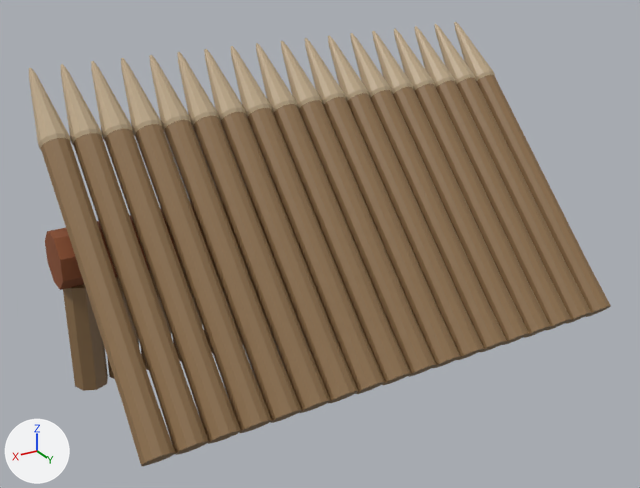
Two versions of the FBX model Assets/Models/Walls/WallLvl2.fbx, one commit apart.
Before and after are seen from a 50 mm lens placed at (13.62, -15.25, 2.96), pointed at (11.51, -18.76, 1.21). The axes (+X, +Y, +Z) are drawn at lower left. The lights are the same throughout.

The scene before the commit, as lines of its bpy script (objects in view):
```python
me_cylinder_006 = bpy.data.meshes.new('Cylinder.006')
me_cylinder_006.from_pydata(...)  # 1576 vertices, 1294 faces; spans x -1.37..1.37, y -0.73..0.66, z -0.7..0.73
# faces by material slot: [610, 666, 18]
me_cylinder_006.materials.append(mat_wood)  # brown #8c6f4b
me_cylinder_006.materials.append(mat_wood2)  # beige #bba586
me_cylinder_006.materials.append(mat_lvl1)  # brown #8b4e2c
ob_tvora5 = bpy.data.objects.new('tvora5', me_cylinder_006)
ob_tvora5.location = (11.399, -18.736, 1.357)
```
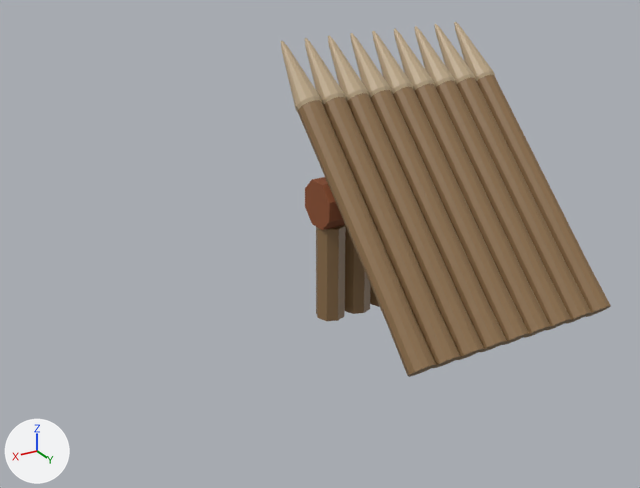
The newer file is also turned or shifted as a whole; pictures and numbers use the older file's frame.

The change, as a diff of the scene's bpy script:
```diff
--- a/Assets/Models/Walls/WallLvl2.fbx.py
+++ b/Assets/Models/Walls/WallLvl2.fbx.py
@@ me_cylinder_006 @@
 # used by ob_tvora5; location = (11.399, -18.736, 1.357)
-me_cylinder_006.from_pydata(...)  # 1576 vertices, 1294 faces; spans x -1.37..1.37, y -0.73..0.66, z -0.7..0.73
+me_cylinder_006.from_pydata(...)  # 792 vertices, 648 faces; spans x -1.37..0.0, y -0.73..0.66, z -0.7..0.73
+# me_cylinder_006 part 1: 15 loose pieces with 688 vertices, spanning x 0.15..1.35, y -0.73..0.66, z -0.7..0.73, are deleted
+# me_cylinder_006 part 2
+# 96 vertices are removed from x 0.0..1.37, y -0.73..0.66, z -0.7..0.73
+# 92 faces are deleted
+# 4 new faces join them, mat_wood2 (beige #bba586)
+# 7 new faces join them, mat_wood (brown #8c6f4b)
+# 1 new face joins them, mat_lvl1 (brown #8b4e2c)
 me_cylinder_006.materials.append(mat_wood)
```

Boxes [x1, y1, x2, y2] around the edits, measured in the pictures (640 x 488 px):
'tvora5', reshaped (43% narrower, 20% shorter)
    before: [29, 22, 611, 466]
    after: [281, 22, 611, 377]
part 1 of me_cylinder_006, deleted (brown)
    before: [29, 46, 385, 466]
part 2 of me_cylinder_006, cut back
    before: [45, 43, 436, 385]
    after: [282, 48, 436, 377]
